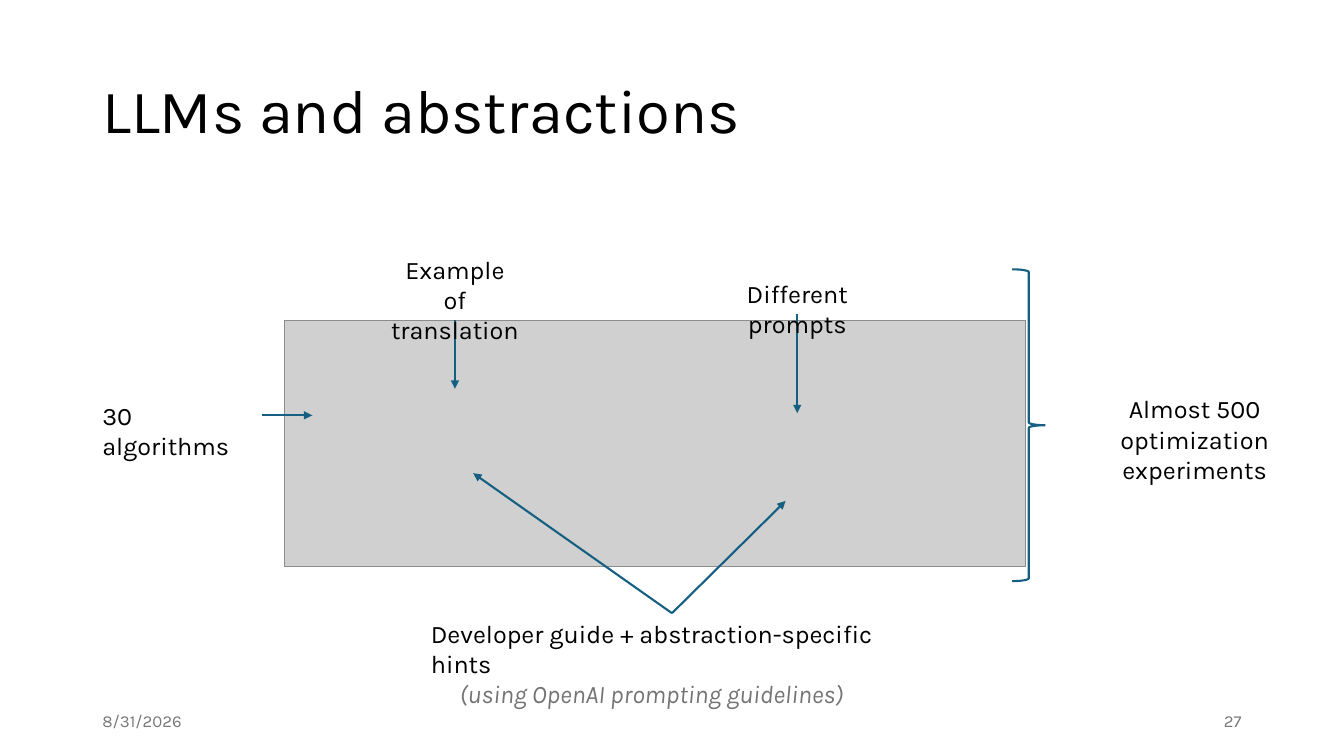
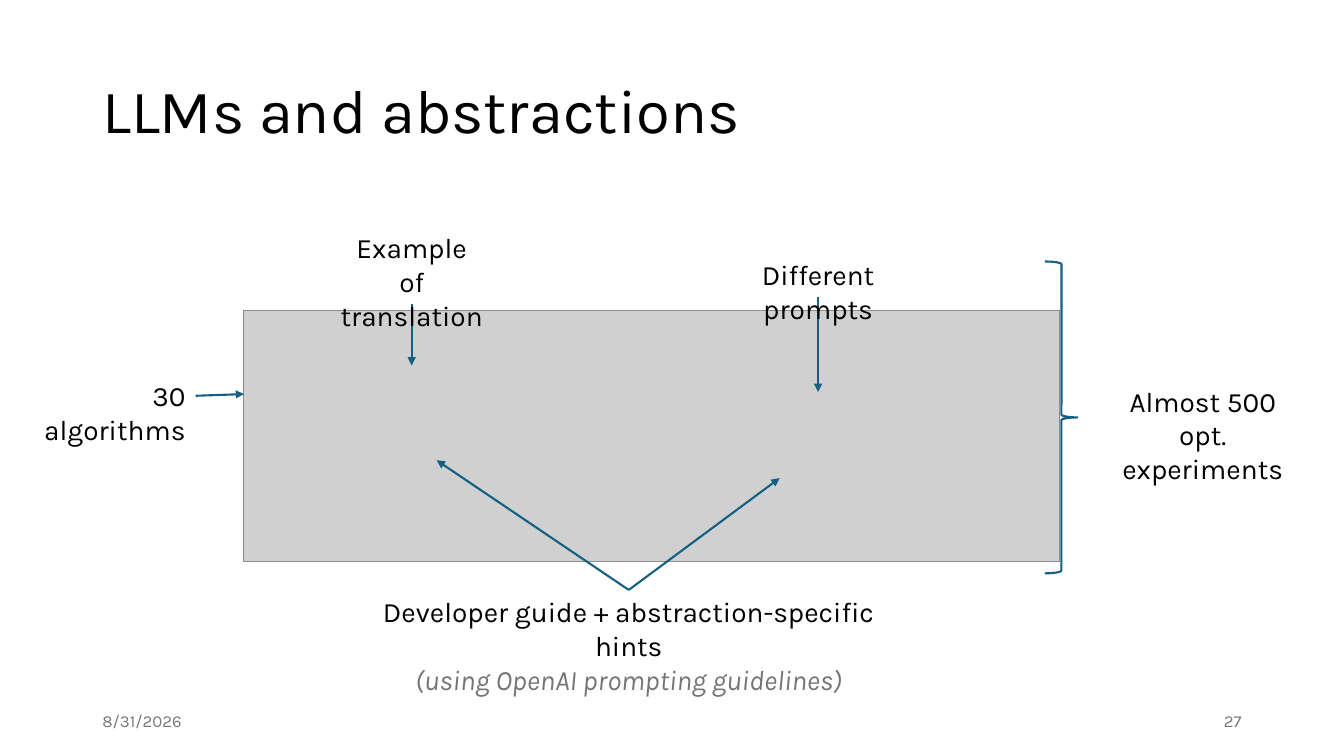
Before and after one commit to jiriklepl/phd-thesis, a slide deck: slide 27 of slides/Optimizing Memory Layouts and Traversal Orders in High-Performance Computing.pptx. Drawn at 1344x756 pixels with LibreOffice and Linux fonts; fonts in the diff are those of the drawing; grey boxes stand for pictures. Boxes give left, top, right and bottom in pixels: in the first picture for what was removed or moved away, otherwise in the second. Text is boxed around its words. In the diff, an @@ line names an element or a change of style, - is before the commit and + after.

```diff
--- a/slides/Optimizing Memory Layouts and Traversal Orders in High-Performance Computing.pptx
+++ b/slides/Optimizing Memory Layouts and Traversal Orders in High-Performance Computing.pptx
@@ text "Example of translation" at (341, 239, 483, 333): size 18 to 20 pt @@
@@ text "Example of translation": place and size @@
-text "Example of translation" at (391, 261, 519, 346)
+text "Example of translation" at (341, 239, 483, 333)
@@ text "Different prompts": place and size @@
-text "Different prompts" at (747, 285, 848, 340)
+text "Different prompts" at (762, 265, 874, 326)
@@ text "Different prompts" at (762, 265, 874, 326): size 18 to 20 pt @@
@@ right brace: place and size @@
-right brace at (1012, 269, 1046, 581)
+right brace at (1046, 261, 1079, 573)
@@ arrow moved from (798, 315) - (798, 413) to (819, 296) - (819, 392) @@
@@ picture: place and size @@
-picture at (284, 321, 1026, 567)
+picture at (244, 311, 1060, 562)
@@ arrow moved from (455, 321) - (455, 389) to (411, 304) - (411, 366) @@
@@ text "30 algorithms": place and size @@
-text "30 algorithms" at (102, 409, 229, 461)
+text "30 algorithms" at (44, 388, 185, 447)
@@ text "30 algorithms" at (44, 388, 185, 447): size 18 to 20 pt; alignment left to right @@
@@ ellipse removed at (455, 389, 455, 389) @@
@@ arrow moved from (262, 415) - (313, 415) to (196, 396) - (244, 394) @@
@@ ellipse removed at (798, 413, 798, 413) @@
@@ text at (1122, 393, 1283, 486): text changed; size 18 to 20 pt @@
-Almost 500
-optimization experiments
+Almost 500
+opt. experiments
@@ arrow moved from (673, 613) - (473, 473) to (629, 590) - (437, 461) @@
@@ arrow moved from (673, 613) - (785, 501) to (629, 590) - (780, 478) @@
@@ text "Developer guide + abstraction-specific hints": place and size @@
-text "Developer guide + abstraction-specific hints" at (431, 625, 872, 709)
+text "Developer guide + abstraction-specific hints" at (383, 602, 874, 697)
@@ text "Developer guide + abstraction-specific hints" at (383, 602, 874, 697): size 18 to 20 pt; alignment left to centre @@
```
Also in this commit, not shown: 15 other slides changed.
